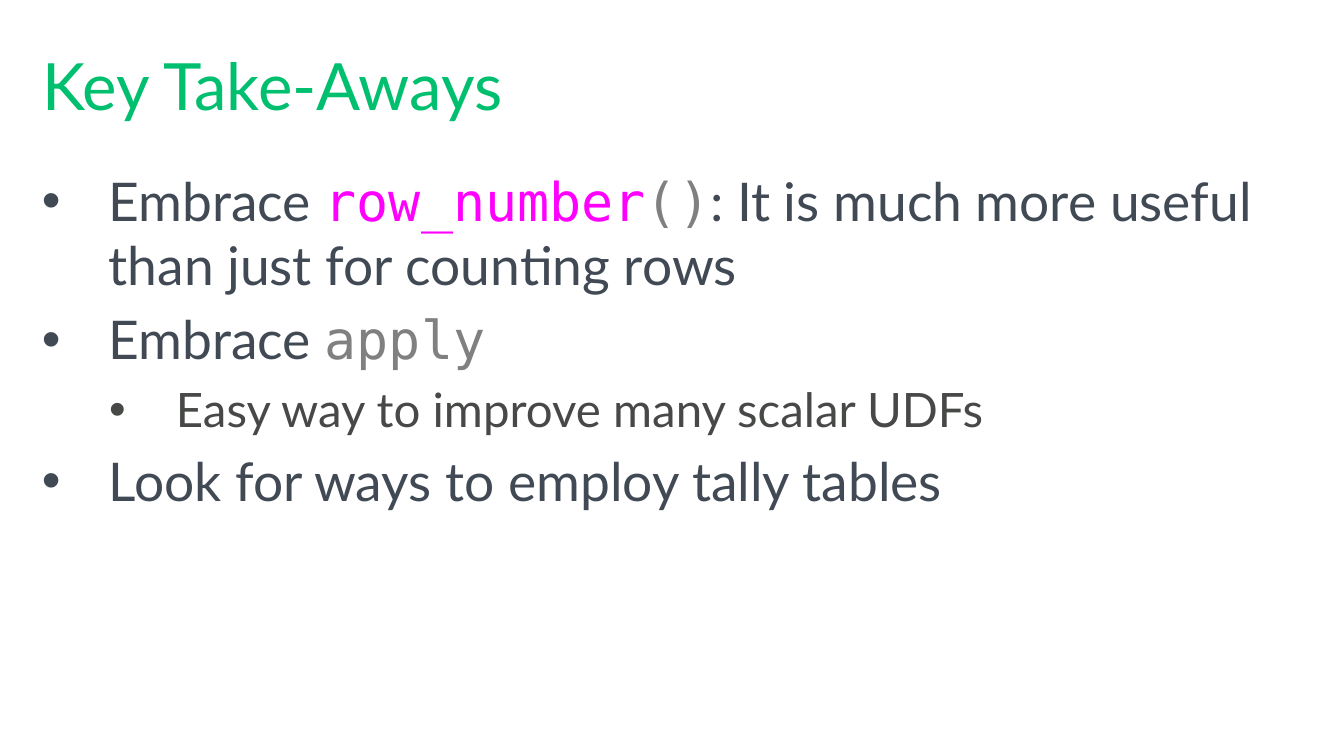
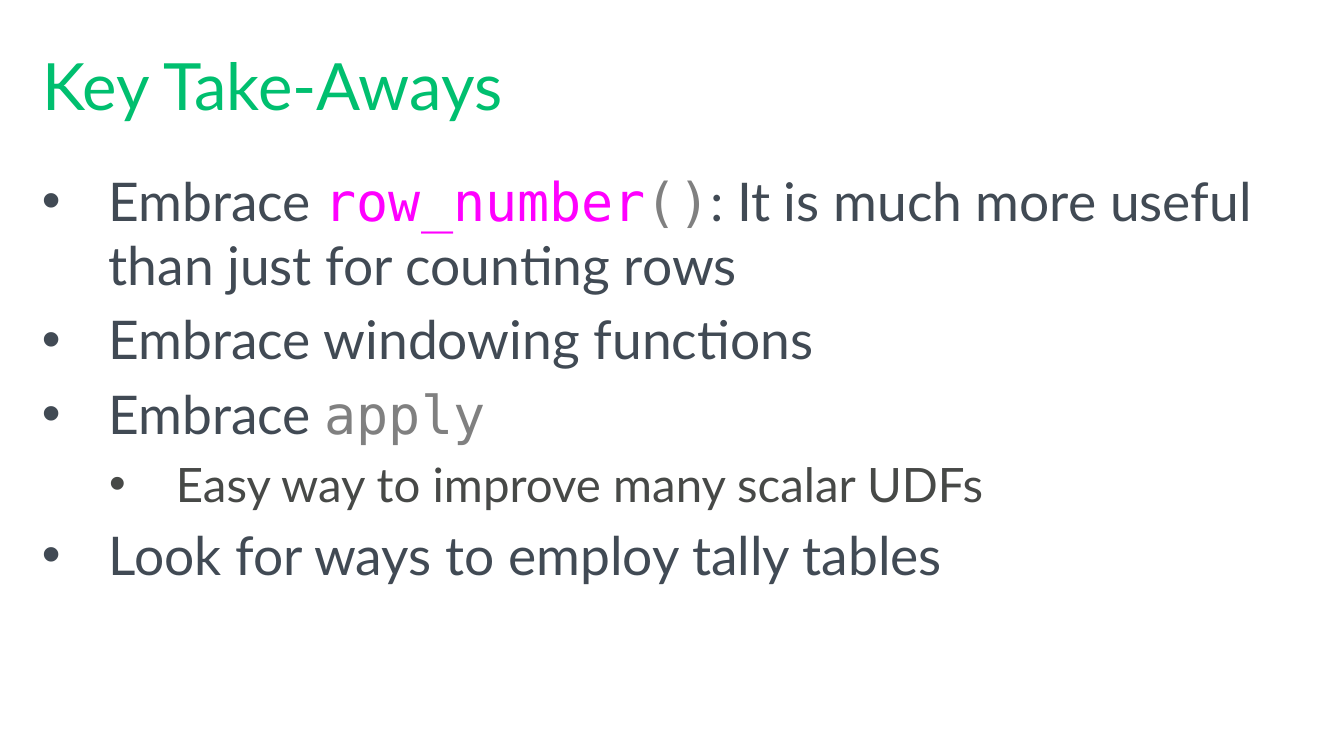
Before and after one commit to tf3604/SetMeUp, a slide deck: slide 27 of HowToThinkInSets.pptx. Drawn at 1344x756 pixels with LibreOffice and Linux fonts; fonts in the diff are those of the drawing; background and template pictures are left out. Boxes give left, top, right and bottom in pixels: in the first picture for what was removed or moved away, otherwise in the second. Text is boxed around its words. In the diff, an @@ line names an element or a change of style, - is before the commit and + after.

```diff
--- a/HowToThinkInSets.pptx
+++ b/HowToThinkInSets.pptx
@@ text at bbox=[109, 319, 814, 369]: paragraph added @@
+• Embrace windowing functions
```
Also in this commit, not shown: 3 other slides changed, 3 other files.
